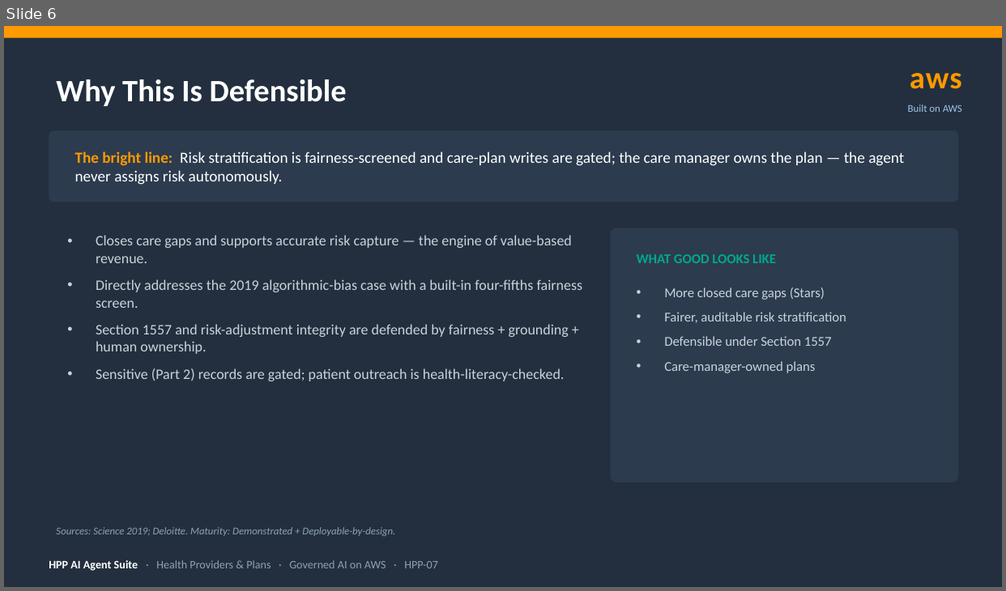
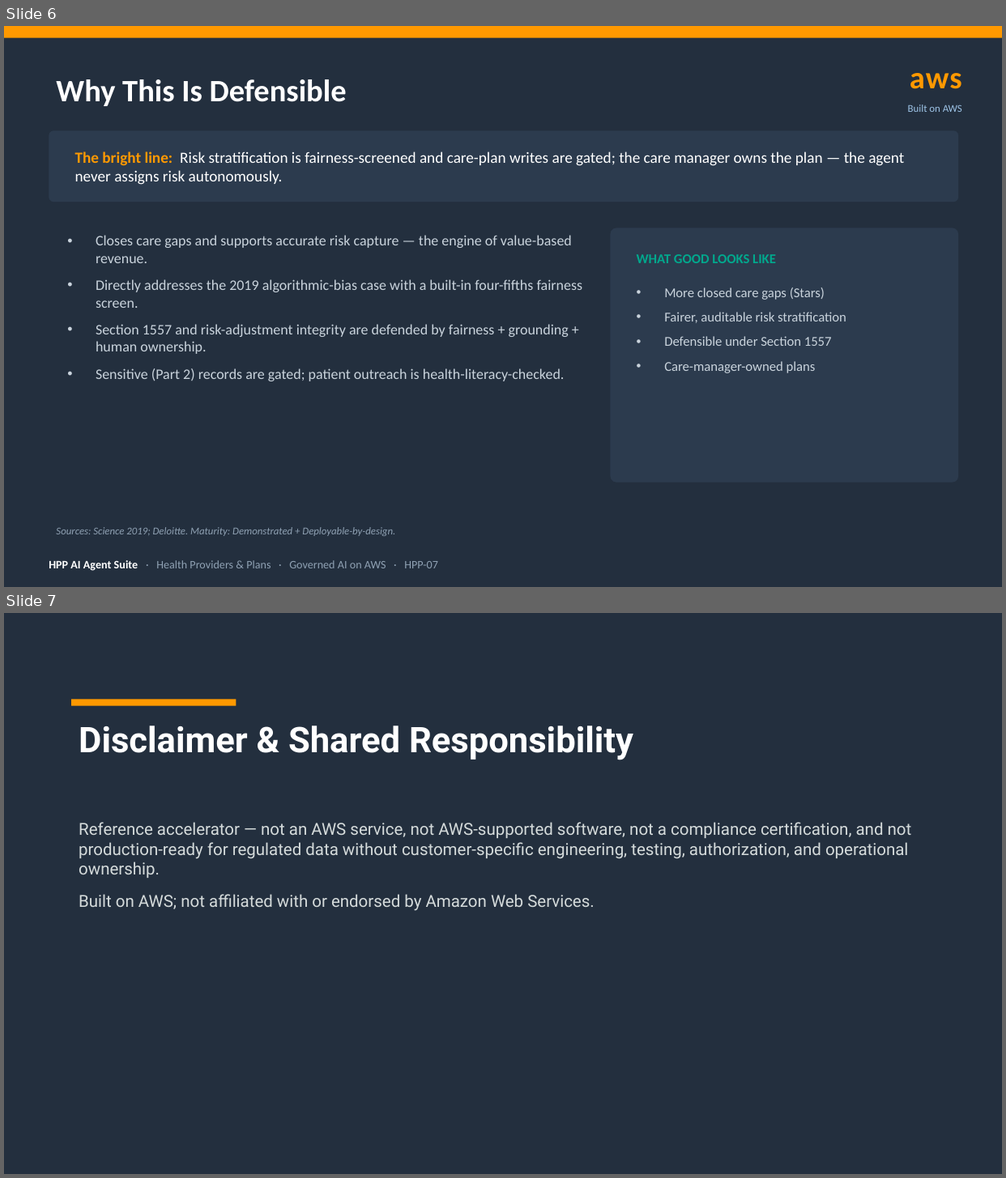
Before and after one commit to virtualryder/healthcare_ai_agents, a slide deck: decks/HPP-07-Care-Management.pptx. Shown one above the other, each under a label of ours: slide 6 before the commit, slides 6 and 7 after it. The pictures are 1006x591 and 1006x1178 pixels, drawn with LibreOffice and Linux fonts; fonts in the diff are those of the drawing. Boxes give left, top, right and bottom in pixels: in the first picture for what was removed or moved away, otherwise in the second. Text is boxed around its words. In the diff, an @@ line names an element or a change of style, - is before the commit and + after.

```diff
--- a/decks/HPP-07-Care-Management.pptx
+++ b/decks/HPP-07-Care-Management.pptx
@@ slide 7 added at box(4, 613, 1002, 1174), background #FFFFFF @@
@@ rectangle added at box(4, 613, 1002, 1174), fill #232F3E @@
@@ rectangle added at box(71, 699, 236, 706), fill #FF9900 @@
@@ text added at box(79, 726, 633, 760), 34 pt, text #FFFFFF, bold @@
+Disclaimer & Shared Responsibility
@@ text added at box(79, 822, 912, 911), 16 pt, text #D5DBDB @@
+Reference accelerator — not an AWS service, not AWS-supported software, not a compliance certification, and not production-ready for regulated data without customer-specific engineering, testing, authorization, and operational ownership.
+Built on AWS; not affiliated with or endorsed by Amazon Web Services.
```
Also in this commit, not shown: 1 slide changed, 28 other files.
